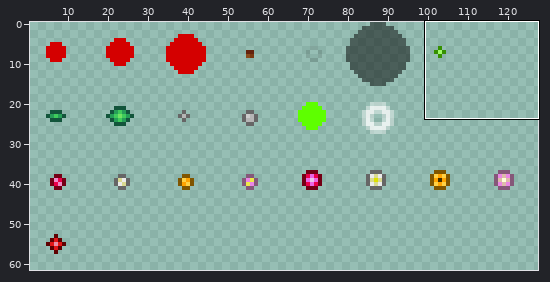
Two versions of one sprite sheet, src/images/miscellaneous/particle-texture-atlas.png. Above: a wide view before the commit, with the close-up outlined.
Close-up. First the earlier version:
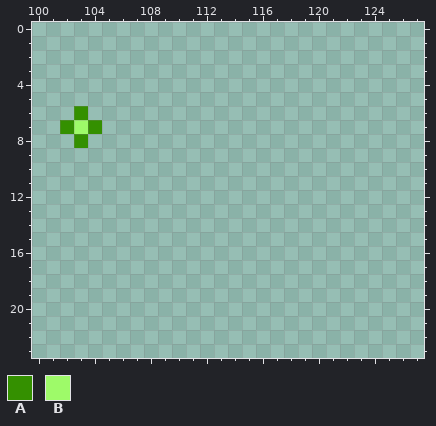
The file is 128x128 pixels. Pixels under 10% opacity are left out. Shown: x 100..127, y 0..23. The wide view leaves out empty margins.
Palette (. is transparent): A #349000  B #9efa69
Pixels before, first column x 102:
6 .A.
7 ABA
8 .A.
After:
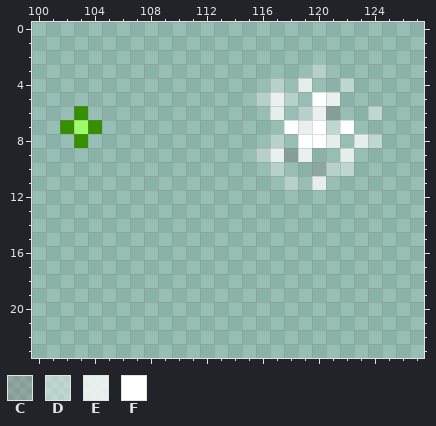
Colours new in this view: C #80808064  D #ffffff64  E #ffffffc8  F #ffffff
Diff:
Changed rows in their new state; - is an unchanged pixel.
first column x 116:
 3 ----D----
 4 -D-E--D--
 5 DED-FE---
 6 -E-DEC--D
 7 --FEFDF--
 8 -D-FFE-ED
 9 DECE--E--
10 -D--CDD--
11 --D-E----
Pixel boxes of the changes (left, top, right, bottom) in both close-ups:
added: (256, 64, 382, 190)
